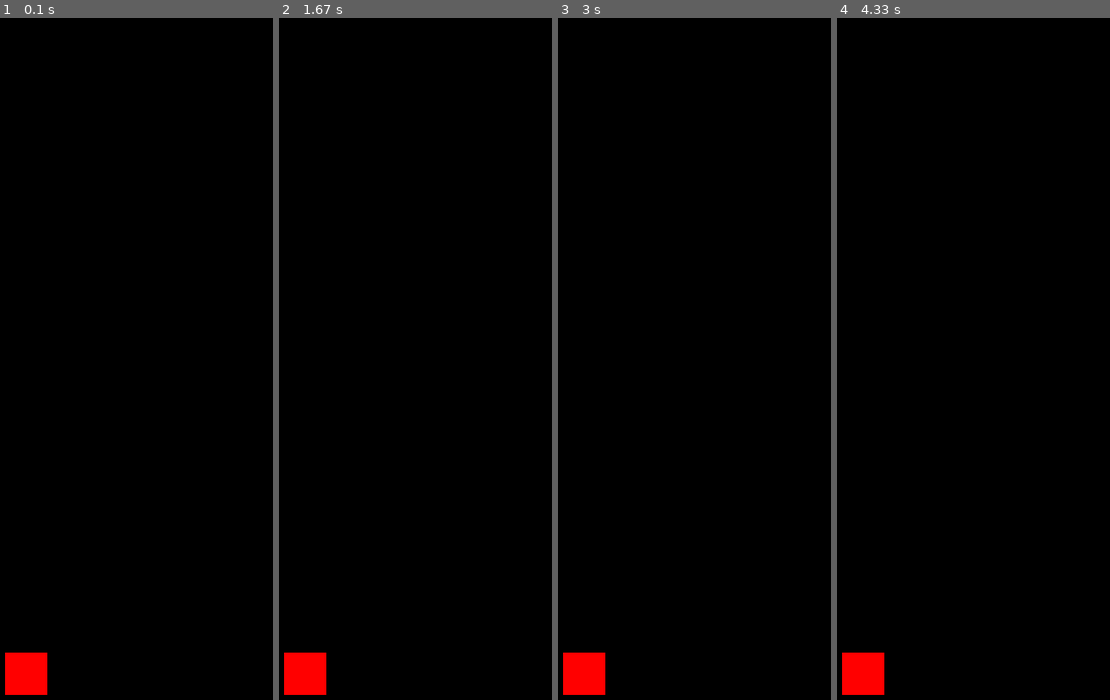
Above: before the commit, frames 1-4 (left to right).
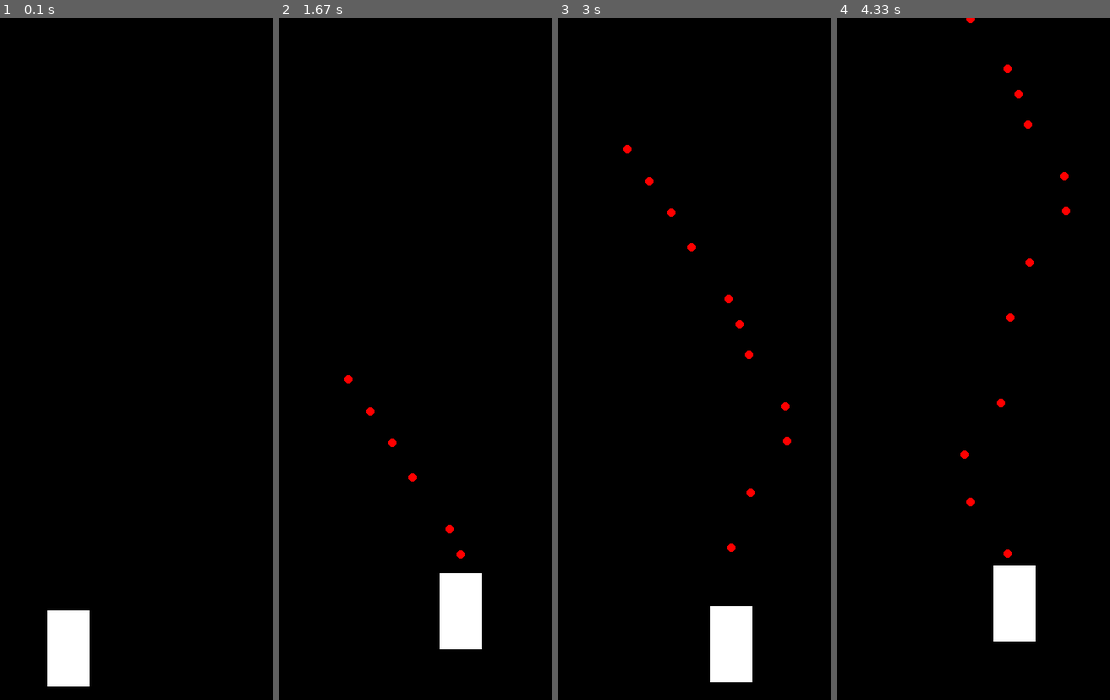
Above: after the commit, the same moments.

Repository: ArxIIdoL/Pygame_Project_Yandex_Luceum
Game: pygame game, started from main.py
Same seed, same stepped clock (60 frames per second), same inputs: the game is played once before the commit and once after it.
Inputs:
- Up to frame 1 (0.1 s): no input
- Up to frame 2 (1.67 s): hold Space 0.33-0.8 s; hold D 0.33-0.8 s; hold D 0.83-1.3 s; tap Space at 0.9, 1.2, 1.4 s; hold W 1.33-1.63 s
- Up to frame 3 (3 s): hold D 1.67-2.13 s; tap Space at 1.73, 2.03, 2.23, 2.53, 2.8 s; hold A 2.17-2.7 s; hold S from 2.73 s (still down)
- Up to frame 4 (4.33 s): release S at 3.03 s; hold A 3.07-3.47 s; tap Space at 3.13, 3.43, 3.57, 3.97, 4.27 s; hold W 3.5-3.87 s; hold D from 3.9 s (still down)

The runs differ from the first frame. In frame 1, 2.7% of the frame differs, in the area x 1-33%, y 86-100%; in frame 2, 2.9%; in frame 3, 3.0%; in frame 4, 3.0%, in the area x 1-86%, y 0-100%.

Commit message:
Теперь в этой ветке есть папка data

Diff:
--- a/main.py
+++ b/main.py
@@ -1,17 +1,105 @@
 import pygame
+import random
 
-if __name__ == '__main__':
+
+class Ship:
+    def __init__(self, x, y):
+        self.x = x
+        self.y = y
+        self.width = 50
+        self.height = 90
+        self.bullets = []
+        self.last_shot_time = 0
+        self.shoot_delay = 175
+
+    def move(self, dx, dy):
+        self.x += dx
+        self.y += dy
+        self.x = max(0, min(self.x, 600 - self.width))
+        self.y = max(0, min(self.y, 900 - self.height))
+
+    def shoot(self, current_time):
+        if current_time - self.last_shot_time > self.shoot_delay:
+            bullet = Bullet(self.x + self.width // 2, self.y)
+            self.bullets.append(bullet)
+            self.last_shot_time = current_time
+
+
+class Bullet:
+    def __init__(self, x, y):
+        self.x = x
+        self.y = y
+        self.radius = 5
+        self.bullet_speed = 1.7
+
+    def move(self):
+        self.y -= self.bullet_speed
+
+
+def main():
     pygame.init()
-    pygame.display.set_caption('')
-    size = width, height = 600, 900
-    screen = pygame.display.set_mode(size)
-    fps, clock, running = 50, pygame.time.Clock(), True
+    screen = pygame.display.set_mode((600, 900))
+    clock = pygame.time.Clock()
+    ship = Ship(300, 700)
+
+    running = True
     while running:
+        current_time = pygame.time.get_ticks()
         for event in pygame.event.get():
             if event.type == pygame.QUIT:
                 running = False
-        rect = pygame.Rect(250, 800 - 50, 50, 50)
-        pygame.draw.rect(screen, (255, 0, 0), rect)
+
+        keys = pygame.key.get_pressed()
+        ship_speed = 1.2
+        if keys[pygame.K_a]:
+            ship.move(-ship_speed, 0)
+        if keys[pygame.K_d]:
+            ship.move(ship_speed, 0)
+        if keys[pygame.K_w]:
+            ship.move(0, -ship_speed)
+        if keys[pygame.K_s]:
+            ship.move(0, ship_speed)
+        if keys[pygame.K_SPACE]:
+            ship.shoot(current_time)
+
+        for bullet in ship.bullets:
+            bullet.move()
+            if bullet.y < 0:
+                ship.bullets.remove(bullet)
+
+        screen.fill((0, 0, 0))
+        pygame.draw.rect(screen, (255, 255, 255), (ship.x, ship.y, ship.width, ship.height))
+        for bullet in ship.bullets:
+            pygame.draw.circle(screen, (255, 0, 0), (bullet.x, bullet.y), bullet.radius)
+
         pygame.display.flip()
-        clock.tick(fps)
+        clock.tick(240)
+
     pygame.quit()
+
+
+class AnimatedSprite(pygame.sprite.Sprite):
+    def __init__(self, sheet, columns, rows, x, y):
+        super().__init__()
+        self.frames = []
+        self.cut_sheet(sheet, columns, rows)
+        self.cur_frame = 0
+        self.image = self.frames[self.cur_frame]
+        self.rect = self.rect.move(x, y)
+
+    def cut_sheet(self, sheet, columns, rows):
+        self.rect = pygame.Rect(0, 0, sheet.get_width() // columns,
+                                sheet.get_height() // rows)
+        for j in range(rows):
+            for i in range(columns):
+                frame_location = (self.rect.w * i, self.rect.h * j)
+                self.frames.append(sheet.subsurface(pygame.Rect(
+                    frame_location, self.rect.size)))
+
+    def update(self):
+        self.cur_frame = (self.cur_frame + 1) % len(self.frames)
+        self.image = self.frames[self.cur_frame]
+
+
+if __name__ == "__main__":
+    main()
